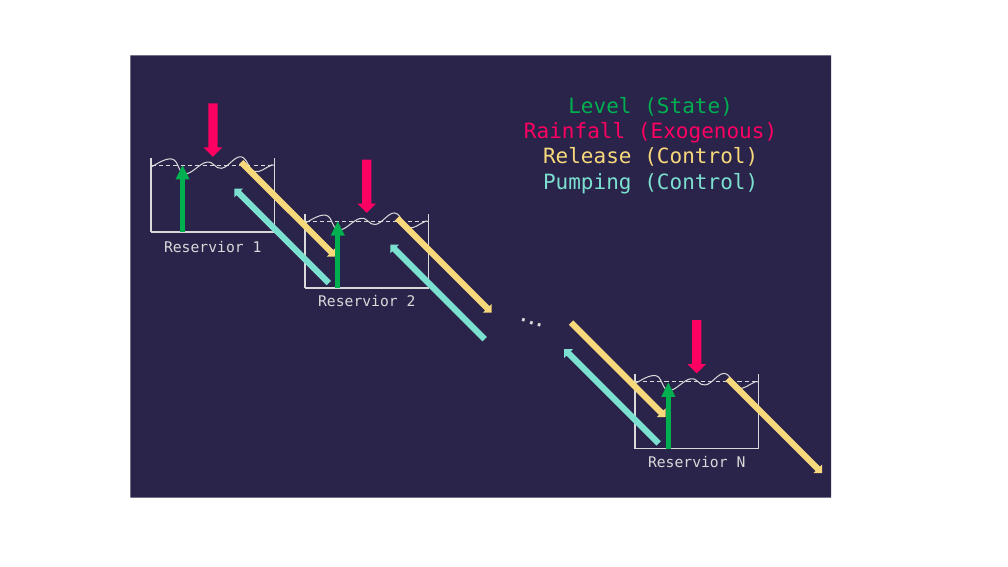
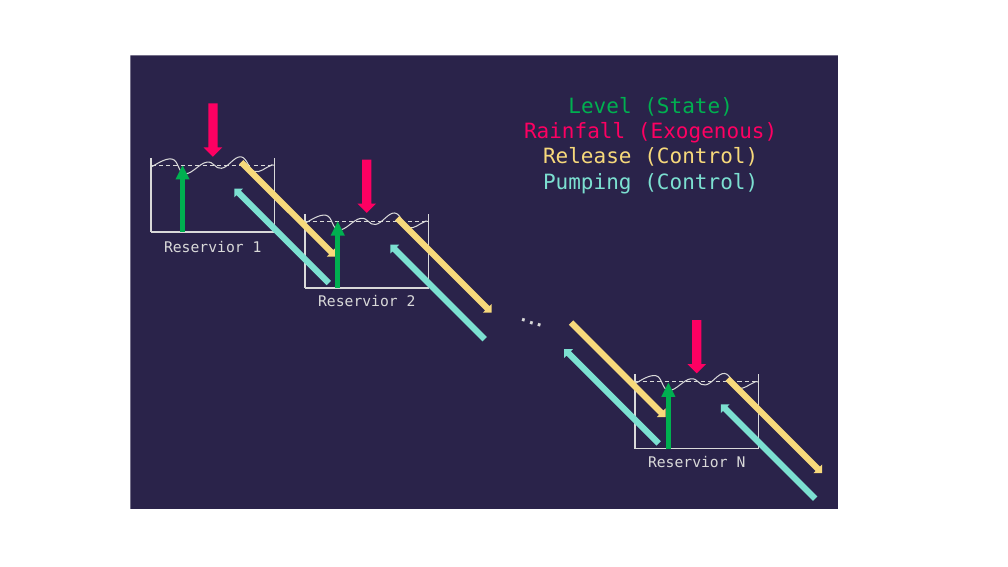
Before and after one commit to airabino/Cascading_Reservoir_Example, a slide deck: slide 1 of Document/figs/Figures.pptx. Drawn at 1008x567 pixels with LibreOffice and Linux fonts; fonts in the diff are those of the drawing. Boxes give left, top, right and bottom in pixels: in the first picture for what was removed or moved away, otherwise in the second. Text is boxed around its words. In the diff, an @@ line names an element or a change of style, - is before the commit and + after.

```diff
--- a/Document/figs/Figures.pptx
+++ b/Document/figs/Figures.pptx
@@ rectangle: place and size @@
-rectangle at <box>130,55,831,498</box>
+rectangle at <box>130,55,838,509</box>
@@ left arrow added at <box>717,400,820,503</box>, fill #7CE0D1 @@
```
Also in this commit, not shown: 11 other files.
